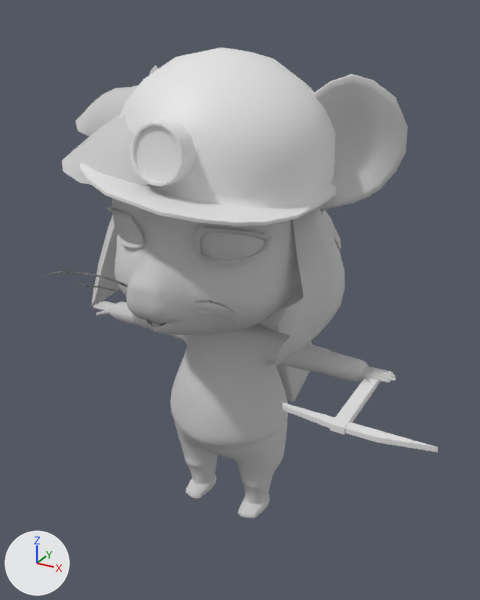
One commit to the FBX model Assets/FBX/Imports/fbx_Character.fbx: the scene before it, then after it.
Camera for both pictures: a camera (50 mm lens) standing at (2.73, -4.74, 4.55) and looking at (0.21, -0.17, 2.27). Every picture has the same lights, and +X, +Y and +Z are marked at lower left. Where no turn or scale is listed for an object, it has been applied to the vertices. Vertices at the same position are counted once.

Names of what the first picture shows: 'mesh_MiningHat', 'mesh_Mouse_Backpack', 'mesh_Mouse_Body', 'mesh_Mouse_EyeLashes', 'mesh_Mouse_Eyes', 'mesh_Mouse_Hair', 'mesh_Mouse_Head', 'mesh_Pickaxe'.
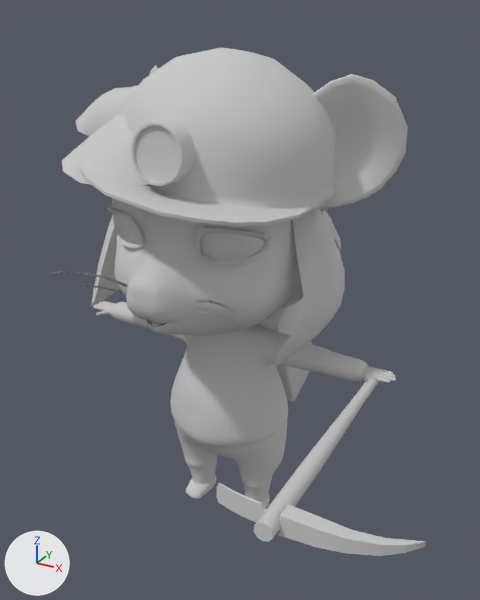
Where the newer file only moved an object's origin or applied its transform, the numbers keep the older frame.

Where the change shows, as pixel boxes (x1, y1, x2, y2) in the pictures (480 x 600 px; the box of a moved part takes in the faces that stretch with it):
'mesh_MiningPick', added
    after: (217, 377, 426, 556)
'mesh_Pickaxe', deleted
    before: (282, 378, 438, 452)
part 1 of me_mesh_010, moved or reshaped
    both: (131, 123, 182, 186)
part 2 of me_mesh_010, recoloured (white to grey)
    both: (79, 47, 336, 226)

What the commit changed:
Material 'mtl_Tools' (mat_mtl_tools) is new.
Its base color is (0.588, 0.588, 0.588) (light grey #cacaca).
Its roughness is 0.859.
me_mesh_010 is used by ob_mesh_mininghat; location (0.027, -0.082, 3.377).
me_mesh_010 had 682 vertices, 646 faces and spanned x -0.9..0.89, y -1.23..0.91, z -0.18..0.9.
me_mesh_010 now has 650 vertices, 646 faces and spans x -0.9..0.89, y -1.23..0.91, z -0.18..0.9.
Part 1, on me_mesh_010:
32 vertices are removed from x -0.14..0.24, y -1.02..-0.97, z 0.08..0.46.
111 faces are deleted.
111 new faces join them.
me_mesh_010 part 2: 535 faces spanning x -0.9..0.89, y -1.23..0.91, z -0.18..0.9 switch from no material to mat_mtl_tools (light grey #cacaca).
Mesh me_mesh_010_1 is new.
It has 290 vertices, 297 faces and spans x -0.36..0.87, y -2.22..0.0, z -0.04..0.18.
It uses material mat_mtl_tools (light grey #cacaca).
Object 'mesh_Pickaxe' (ob_mesh_pickaxe) is deleted.
Object 'mesh_MiningPick' (ob_mesh_miningpick) is new; it shows me_mesh_010_1.
Its location is (1.391, 0.09, 1.741).
